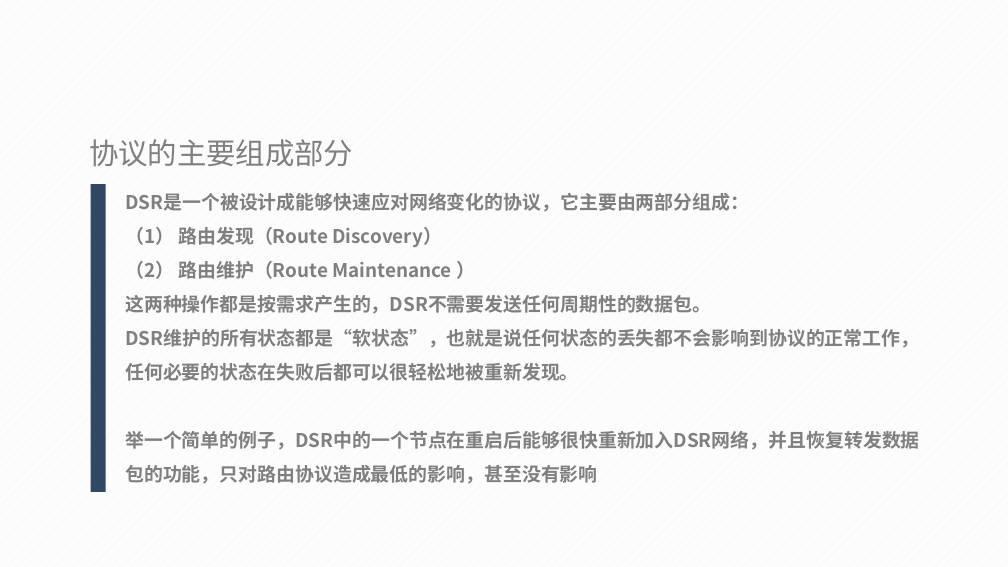
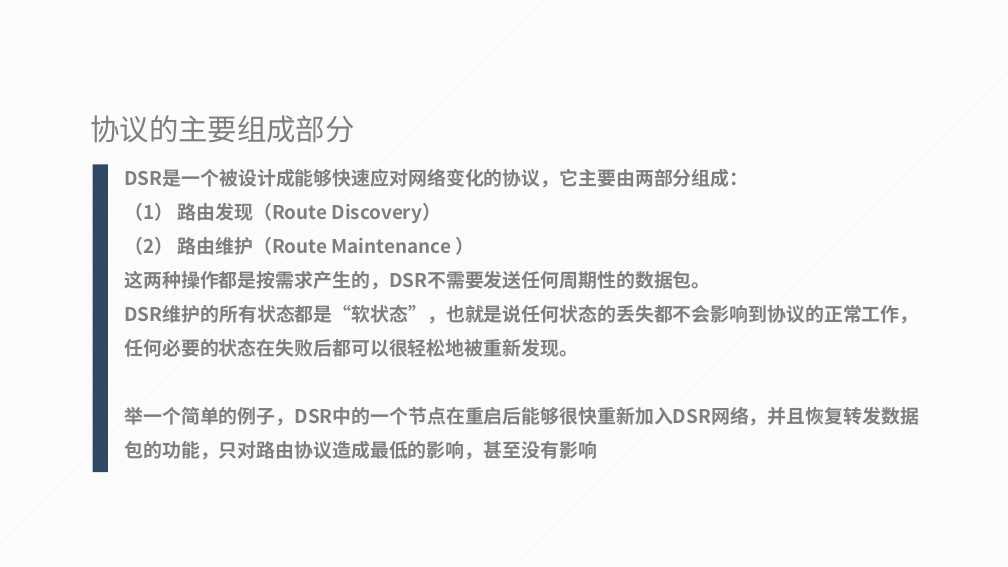
Before and after one commit to Sma-yida/201692204, a slide deck: slide 5 of DSR-uu代码分析.pptx. Drawn at 1008x567 pixels with LibreOffice and Linux fonts; fonts in the diff are those of the drawing. Boxes give left, top, right and bottom in pixels: in the first picture for what was removed or moved away, otherwise in the second. Text is boxed around its words. In the diff, an @@ line names an element or a change of style, - is before the commit and + after.

```diff
--- a/DSR-uu代码分析.pptx
+++ b/DSR-uu代码分析.pptx
@@ text "协议的主要组成部分": place and size @@
-text "协议的主要组成部分" at (89,139,353,167)
+text "协议的主要组成部分" at (90,115,354,143)
@@ rectangle: place and size @@
-rectangle at (91,185,106,492)
+rectangle at (93,164,108,472)
@@ text "DSR是一个被设计成能够快速应对网络变化的协议，它主要由两部分组成：": place and size @@
-text "DSR是一个被设计成能够快速应对网络变化的协议，它主要由两部分组成：" at (125,193,920,483)
+text "DSR是一个被设计成能够快速应对网络变化的协议，它主要由两部分组成：" at (125,169,920,459)
```
Also in this commit, not shown: 14 other slides changed, 5 slides added.
